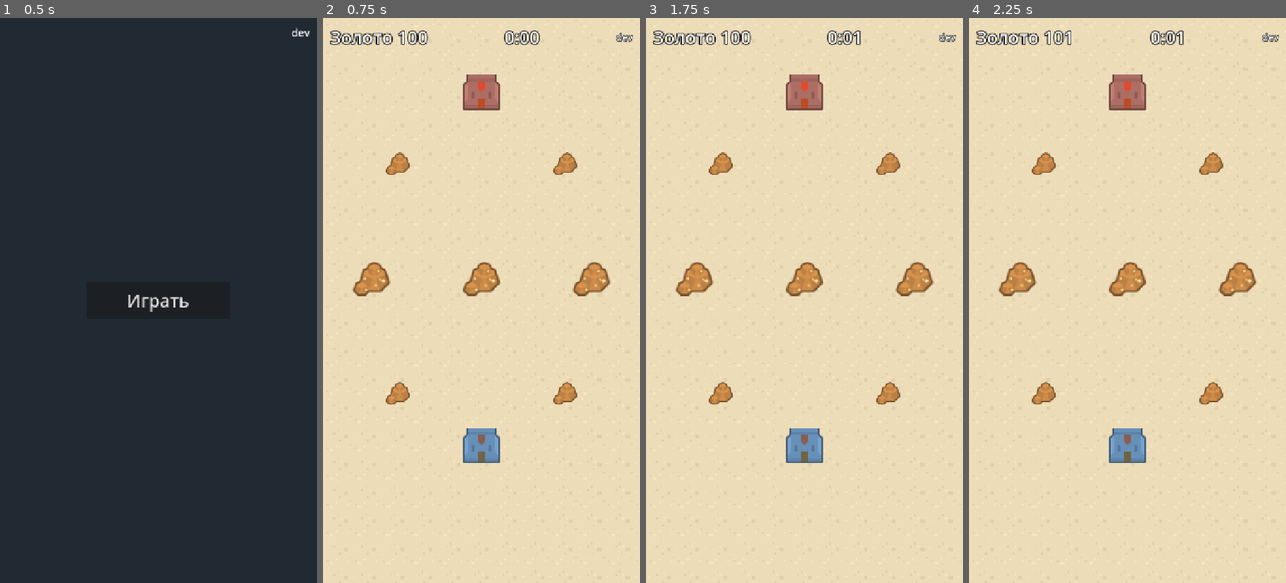
Above: before the commit, frames 1-4 (left to right).
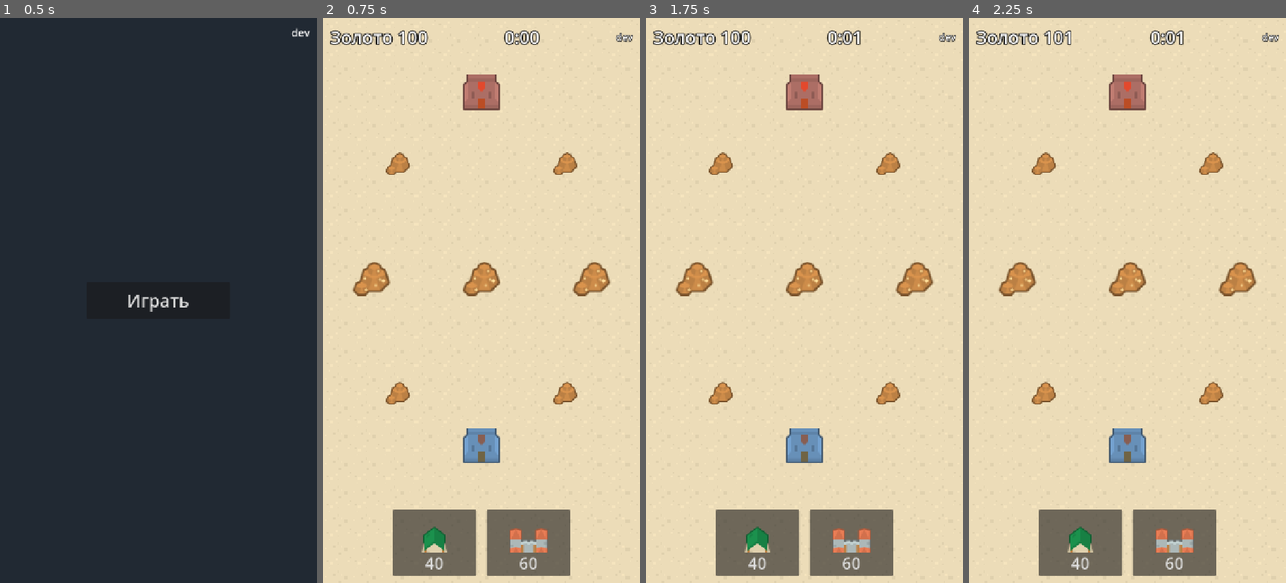
Above: after the commit, the same moments.

Repository: fishert2812/strategy-2d
Game: Godot game, scene res://scenes/main.tscn
Same seed, same stepped clock (60 frames per second), same inputs: the game is played once before the commit and once after it.
Inputs (mouse positions are in pixels of both pictures, inside the frame that each line leads up to):
- Up to frame 1 (0.5 s): no input
- Up to frame 2 (0.75 s): click "Играть" at 0.5 s
- Up to frame 3 (1.75 s): tap Enter at 1.25 s; move the mouse to (874, 272) at 1.27 s; click (874, 272) at 1.42 s
- Up to frame 4 (2.25 s): tap Space at 2 s; drag from (1064, 328) to (1111, 413) at 2.02 s

Frame 1 is identical in both runs. In frame 2, 6.1% of the frame differs, in the area x 22-78%, y 87-99%; in frame 3, 6.1%; in frame 4, 6.1%.

Commit message:
Постройка перетягиванием: тянешь кнопку лагеря или казармы на поле, рядом со своими зданиями, за золото
Пункт 2 tasks.md. Тень здания краснеет, где строить нельзя; причина всплывает строкой.
Цены и радиус постройки — data/game.json.

Co-Authored-By: Claude Opus 5.5 <noreply@anthropic.com>
Claude-Session: https://claude.ai/code/session_019VbyzFae5xLzL824rEKy7F

Diff:
--- a/scenes/battle.tscn
+++ b/scenes/battle.tscn
@@ -96,7 +96,6 @@
 mouse_filter = 2
 
 [node name="Bar" type="HBoxContainer" parent="Hud/Box"]
-visible = false
 layout_mode = 2
 mouse_filter = 2
 alignment = 1
--- a/scripts/battle.gd
+++ b/scripts/battle.gd
@@ -1,8 +1,10 @@
 extends Control
-## Экран партии: поле, здания, конец партии.
+## Экран партии: поле, здания, постройка перетягиванием кнопки, конец партии.
 
 const TEX := {
 	"home": preload("res://art/rts/medievalStructure_05.png"),
+	"camp": preload("res://art/rts/medievalStructure_10.png"),
+	"barracks": preload("res://art/rts/medievalStructure_02.png"),
 	"small": preload("res://art/rts/medievalEnvironment_17.png"),
 	"rich": preload("res://art/rts/medievalEnvironment_19.png"),
 }
@@ -13,9 +15,12 @@
 
 var sim: Sim
 var _sprites := {}
+var _drag := {}
 
 @onready var world: Node2D = $World
 @onready var things: Node2D = $World/Things
+@onready var ghost: Sprite2D = $World/Ghost
+@onready var buttons := {"camp": $Hud/Box/Bar/camp, "barracks": $Hud/Box/Bar/barracks}
 
 
 func _ready() -> void:
@@ -29,6 +34,8 @@
 	for c in things.get_children():
 		c.free()
 	_sprites.clear()
+	_drag = {}
+	ghost.hide()
 	sim = Sim.new()
 	sim.changed.connect(_on_sim)
 	for b in sim.buildings:
@@ -44,6 +51,8 @@
 	world.position = Vector2((size.x - field.x) / 2, TOP + (size.y - TOP - BOTTOM - field.y) / 2)
 	$Hud/Box/Top/Gold.text = "Золото %d" % sim.gold[Sim.PLAYER]
 	$Hud/Box/Top/Time.text = "%d:%02d" % [int(sim.time) / 60, int(sim.time) % 60]
+	for kind in buttons:
+		buttons[kind].modulate.a = 1.0 if sim.gold[Sim.PLAYER] >= sim.cfg.buildings[kind].cost else 0.45
 	for d in sim.deposits:
 		var s: Node2D = _sprites[d.id]
 		s.visible = d.gold > 0
@@ -52,6 +61,50 @@
 		var bar: ProgressBar = _sprites[b.id].get_node("Hp")
 		bar.value = b.hp / b.max_hp * 100.0
 		bar.visible = b.hp < b.max_hp
+
+
+func _unhandled_input(e: InputEvent) -> void:
+	if e is InputEventMouseButton and e.button_index == MOUSE_BUTTON_LEFT:
+		if e.pressed:
+			_press(e.position)
+		elif not _drag.is_empty():
+			_release(e.position)
+	elif e is InputEventMouseMotion and not _drag.is_empty():
+		ghost.position = world.to_local(e.position)
+		var ok: bool = sim.can_build(Sim.PLAYER, _drag.what, ghost.position) == ""
+		ghost.modulate = Color(1, 1, 1, 0.7) if ok else Color(1, 0.3, 0.3, 0.7)
+
+
+func _press(pos: Vector2) -> void:
+	if sim.winner != -1:
+		return
+	for kind in buttons:
+		if buttons[kind].get_global_rect().has_point(pos):
+			_drag = {"what": kind}
+			ghost.texture = TEX[kind]
+			ghost.position = world.to_local(pos)
+			ghost.show()
+
+
+func _release(pos: Vector2) -> void:
+	ghost.hide()
+	var at := world.to_local(pos)
+	var kind: String = _drag.what
+	_drag = {}
+	if pos.y > size.y - BOTTOM:
+		return
+	var why := sim.can_build(Sim.PLAYER, kind, at)
+	if why != "":
+		hint(why)
+	else:
+		sim.build(Sim.PLAYER, kind, at)
+
+
+func hint(text: String) -> void:
+	var label: Label = $Hud/Box/Hint
+	label.text = text
+	label.modulate.a = 1.0
+	create_tween().tween_property(label, "modulate:a", 0.0, 1.2).set_delay(0.6)
 
 
 func _on_sim(what: String, data: Dictionary) -> void:
--- a/scripts/sim.gd
+++ b/scripts/sim.gd
@@ -40,6 +40,28 @@
 				gold[side] += cfg.home_drip.gold
 
 
+## Пустая строка, если строить можно; иначе причина для игрока.
+func can_build(side: int, kind: String, pos: Vector2) -> String:
+	var field := _v(cfg.field)
+	if pos.x < 30 or pos.y < 30 or pos.x > field.x - 30 or pos.y > field.y - 30:
+		return "вне поля"
+	if gold[side] < cfg.buildings[kind].cost:
+		return "мало золота"
+	for o in buildings + deposits:
+		if o.pos.distance_to(pos) < cfg.build_gap:
+			return "занято"
+	if not _near_own(side, pos):
+		return "далеко от своих"
+	return ""
+
+
+func build(side: int, kind: String, pos: Vector2) -> Dictionary:
+	if can_build(side, kind, pos) != "":
+		return {}
+	gold[side] -= cfg.buildings[kind].cost
+	return _add_building(side, kind, pos)
+
+
 func damage(b: Dictionary, amount: float) -> void:
 	if b.hp <= 0:
 		return
@@ -65,6 +87,13 @@
 	return {}
 
 
+func _near_own(side: int, pos: Vector2) -> bool:
+	for b in of_side(side):
+		if b.pos.distance_to(pos) <= cfg.build_radius:
+			return true
+	return false
+
+
 func _add_building(side: int, kind: String, pos: Vector2) -> Dictionary:
 	var hp: float = cfg.buildings[kind].hp
 	var b := {"id": _id(), "side": side, "kind": kind, "pos": pos, "hp": hp, "max_hp": hp}
--- a/tests/test_field.gd
+++ b/tests/test_field.gd
@@ -1,5 +1,5 @@
 extends RefCounted
-## Пункт 1: поле, золото, победа и поражение, «Ещё раз».
+## Пункты 1–2: поле, золото, постройка, победа и поражение, «Ещё раз».
 
 
 func test_field_has_two_homes_and_seven_deposits() -> String:
@@ -8,6 +8,23 @@
 		return "домов не по одному у сторон"
 	if sim.deposits.size() != 7:
 		return "залежей %d, а нужно 7" % sim.deposits.size()
+	return ""
+
+
+func test_build_near_own_costs_gold() -> String:
+	var sim := Sim.new()
+	var home: Dictionary = sim.of_side(Sim.PLAYER, "home")[0]
+	var start: int = sim.gold[Sim.PLAYER]
+	if sim.build(Sim.PLAYER, "camp", home.pos + Vector2(120, 0)).is_empty():
+		return "лагерь рядом с домом не построился"
+	if sim.gold[Sim.PLAYER] != start - sim.cfg.buildings.camp.cost:
+		return "золото %d, а ждали %d" % [sim.gold[Sim.PLAYER], start - sim.cfg.buildings.camp.cost]
+	var far := sim.can_build(Sim.PLAYER, "camp", Vector2(360, 300))
+	if far != "далеко от своих":
+		return "у врага строить можно: «%s»" % far
+	sim.gold[Sim.PLAYER] = 0
+	if sim.can_build(Sim.PLAYER, "camp", home.pos + Vector2(-120, 0)) != "мало золота":
+		return "без золота строить можно"
 	return ""
 
 
